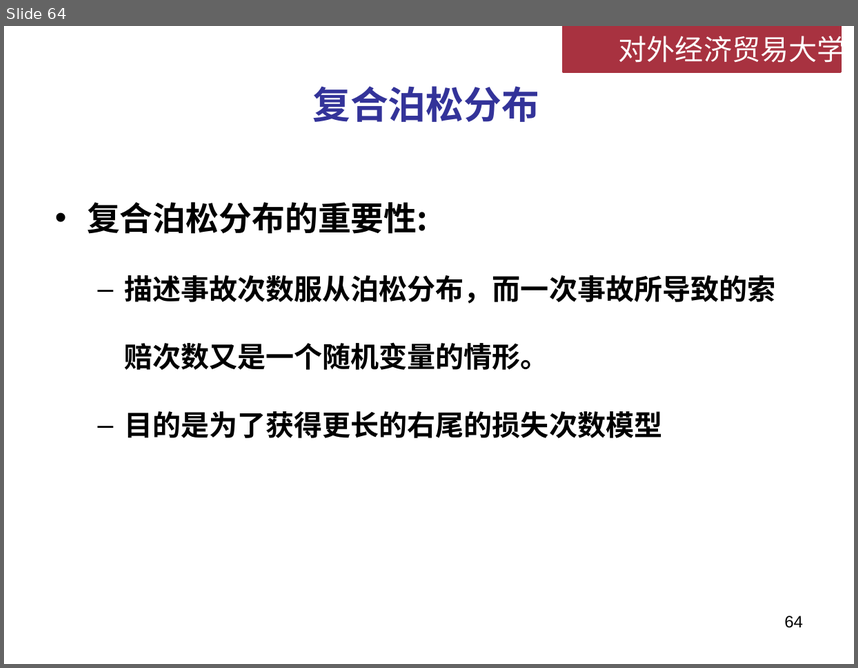
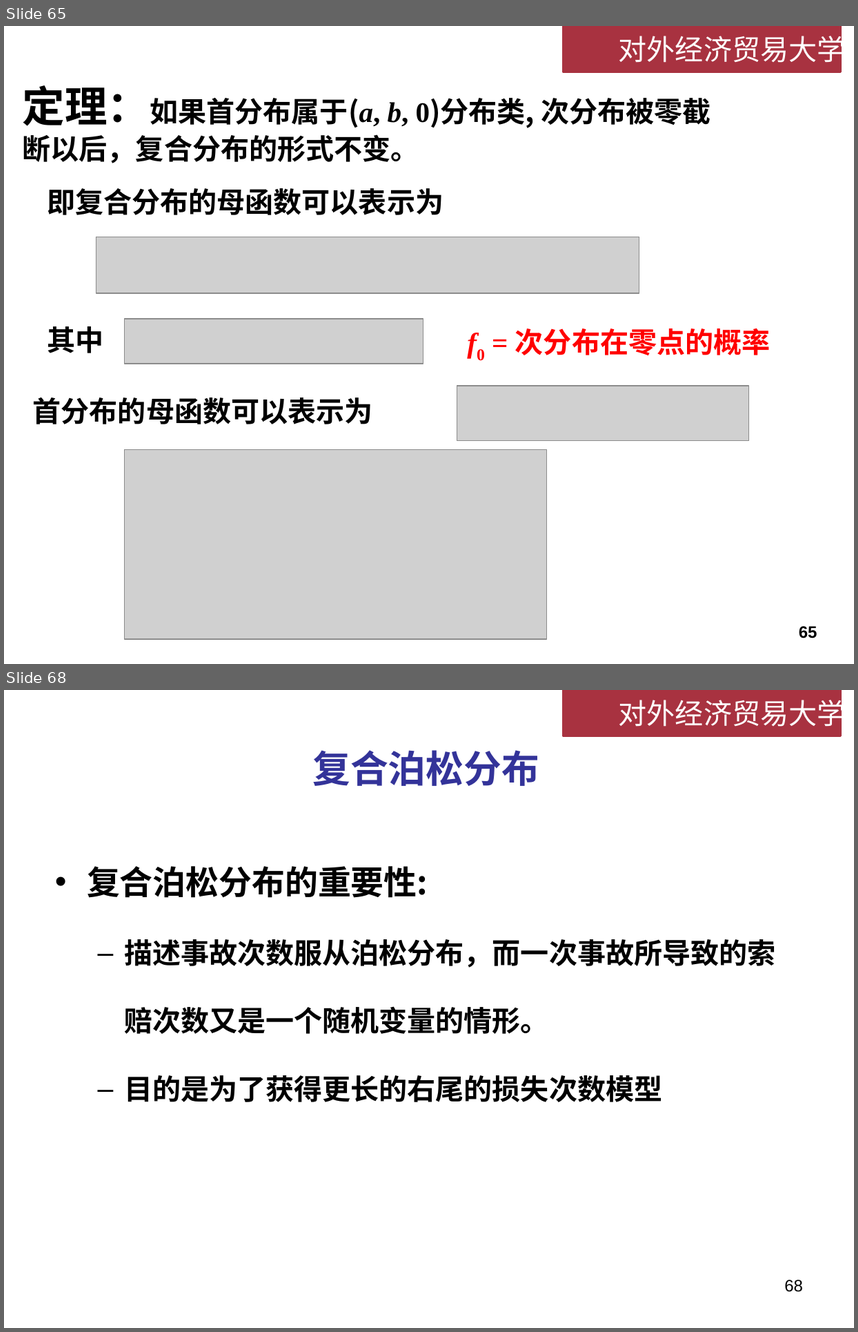
Before and after one commit to lizhengxiao/Non-life-Insurance-Actuarial-Science, a slide deck: Lectures/Week 4 - 损失次数模型.pptx. Shown one above the other, each under a label of ours: slide 64 before the commit, slides 65 and 68 after it; the slides between them are not shown. The pictures are 858x668 and 858x1332 pixels, drawn with LibreOffice and Linux fonts; fonts in the diff are those of the drawing; grey boxes stand for pictures; background and template pictures are left out. Boxes give left, top, right and bottom in pixels: in the first picture for what was removed or moved away, otherwise in the second. Text is boxed around its words. In the diff, an @@ line names an element or a change of style, - is before the commit and + after.

```diff
--- a/Lectures/Week 4 - 损失次数模型.pptx
+++ b/Lectures/Week 4 - 损失次数模型.pptx
@@ slide 65 added at (4,26,854,664), background #FFFFFF; not listed: 2 template elements that a slide beside it also shows @@
@@ title added at (23,85,711,163), 24 pt, text #000000, bold @@
+定理：如果首分布属于(a, b, 0)分布类, 次分布被零截断以后，复合分布的形式不变。
@@ text added at (47,188,444,215), 24 pt, text #000000, bold @@
+即复合分布的母函数可以表示为
@@ picture added at (96,237,639,293) @@
@@ text added at (47,326,103,353), 24 pt, text #000000, bold @@
+其中
@@ picture added at (125,319,423,363) @@
@@ text added at (515,328,771,355), 24 pt, text #FF0000, bold @@
+f0 = 次分布在零点的概率
@@ text added at (33,397,373,424), 24 pt, text #000000, bold @@
+首分布的母函数可以表示为
@@ picture added at (457,385,749,441) @@
@@ picture added at (125,450,547,639) @@
@@ page number added at (799,626,818,638), 14 pt, text #000000, bold @@
+65
@@ what was slide 64 is now slide 68 @@
@@ page number at (784,1279,803,1292): text changed @@
-64
+68
```
Also in this commit, not shown: 13 slides changed, 4 other slides added, 1 slide removed, 2 other files.
